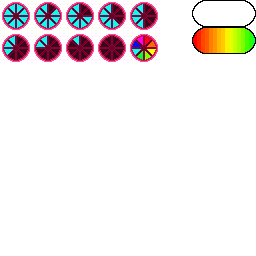
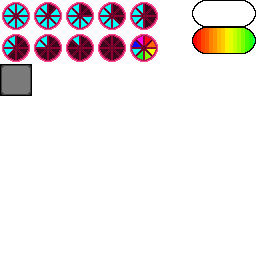
Layers edited between the first and the second 256 × 256 image:
added layer "Pasted Layer" above "HUD2.png" over box(0, 64, 32, 96)
